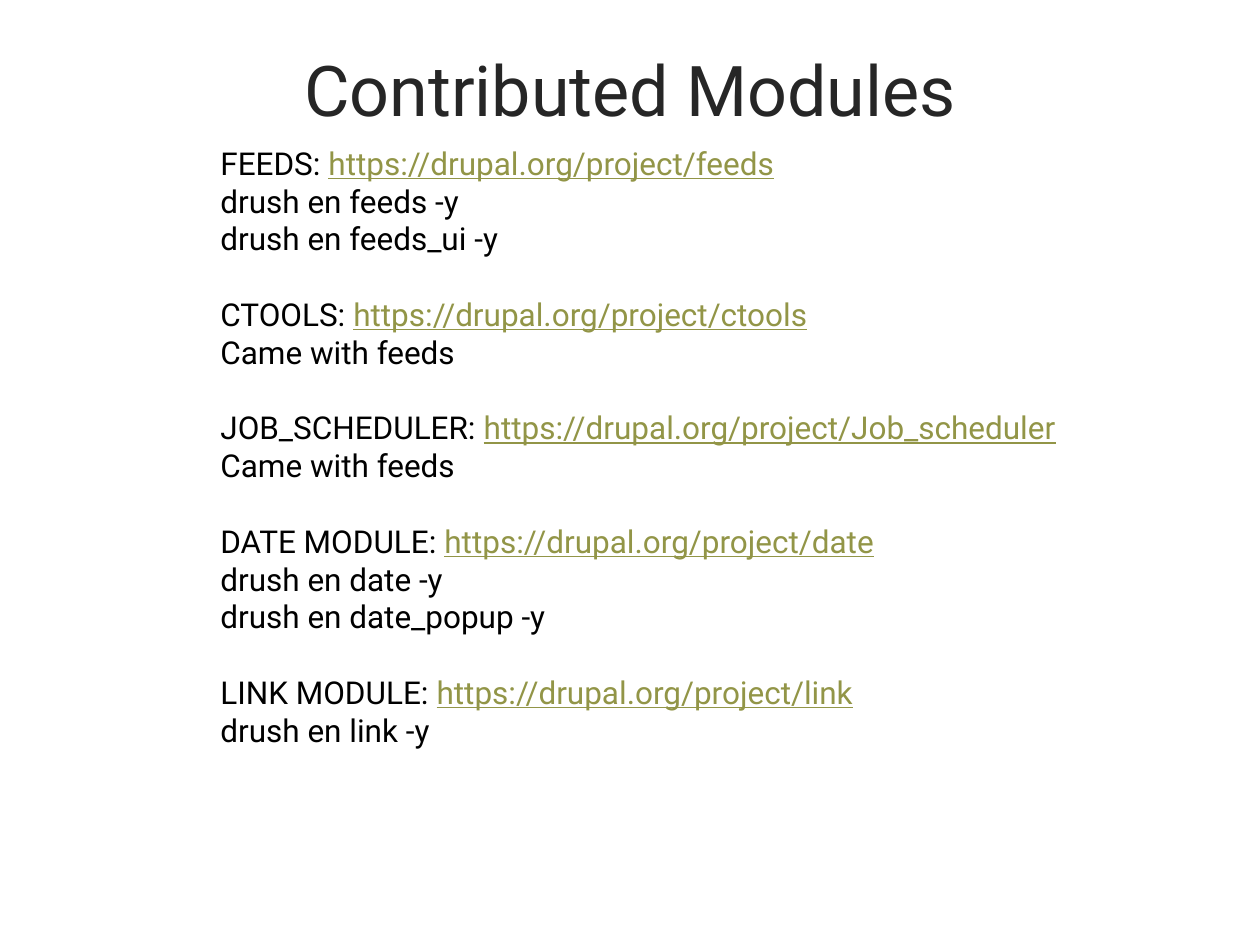
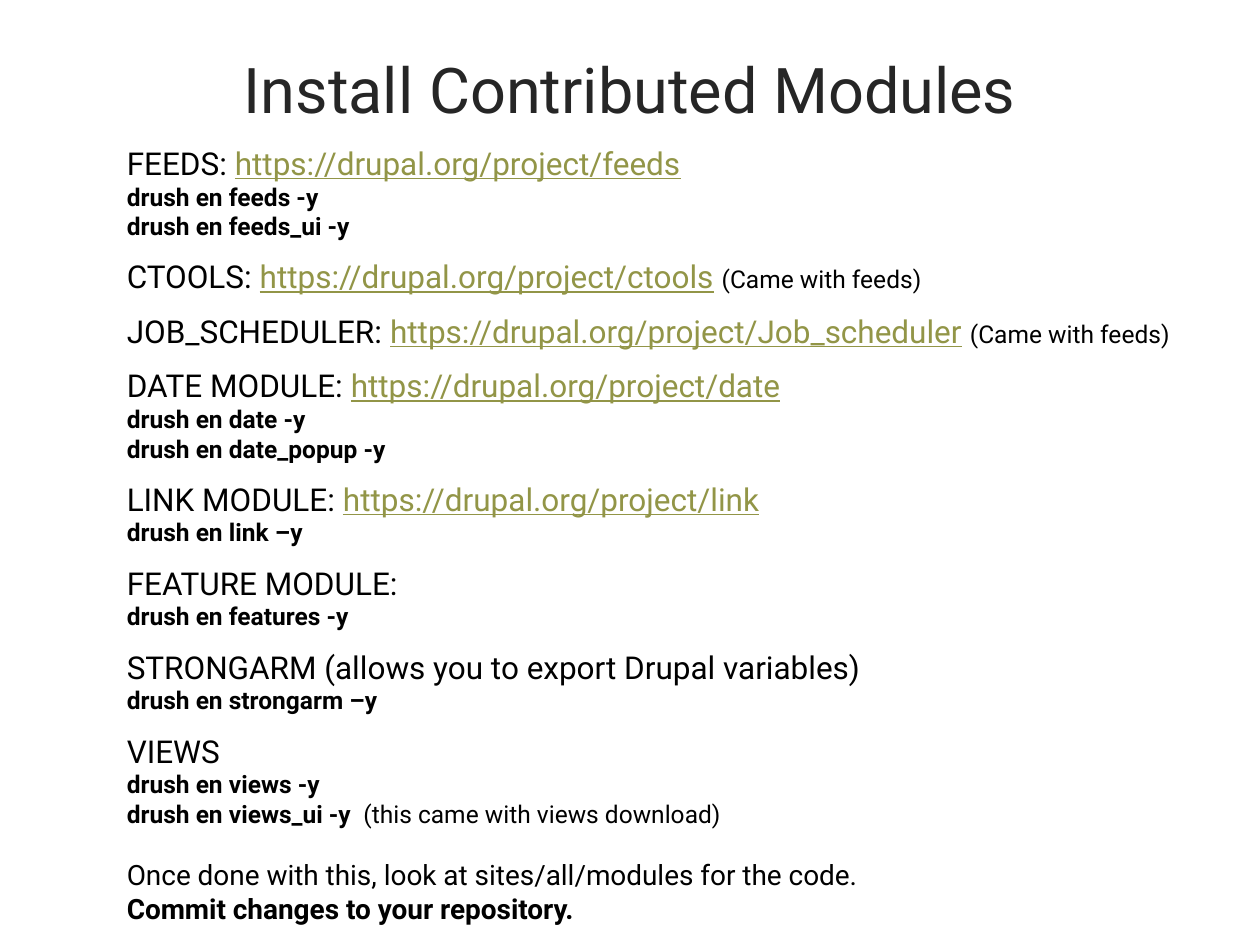
Before and after one commit to ebanford/news-features-start, a slide deck: slide 11 of FeedsDemoPresentation.pptx (slide 10 before the commit). Drawn at 1260x945 pixels with LibreOffice and Linux fonts; fonts in the diff are those of the drawing; background and template pictures are left out. Boxes give left, top, right and bottom in pixels: in the first picture for what was removed or moved away, otherwise in the second. Text is boxed around its words. In the diff, an @@ line names an element or a change of style, - is before the commit and + after.

```diff
--- a/FeedsDemoPresentation.pptx
+++ b/FeedsDemoPresentation.pptx
@@ title at [244,65,1015,114]: text changed; size 40 to 36 pt @@
-Contributed Modules
+Install Contributed Modules
@@ text "FEEDS: https://drupal.org/project/feeds": place and size @@
-text "FEEDS: https://drupal.org/project/feeds" at [220,151,1055,749]
+text "FEEDS: https://drupal.org/project/feeds" at [127,151,1169,925]
@@ text at [127,187,386,463]: size 18 to 14 pt, bold on in "drush en feeds -y", "drush en feeds_ui -y", "drush en date -y", "drush en date_popup -y" @@
@@ text at [127,264,1169,350]: text changed @@
-CTOOLS: https://drupal.org/project/ctools
-Came with feeds
-JOB_SCHEDULER: https://drupal.org/project/Job_scheduler
-Came with feeds
+CTOOLS: https://drupal.org/project/ctools (Came with feeds)
+JOB_SCHEDULER: https://drupal.org/project/Job_scheduler (Came with feeds)
@@ text at [127,522,860,925]: text changed; size 18 to 14 pt @@
-drush en link -y
+drush en link –y
+FEATURE MODULE:
+drush en features -y
+STRONGARM (allows you to export Drupal variables)
+drush en strongarm –y
+VIEWS
+drush en views -y
+drush en views_ui -y (this came with views download)
+Once done with this, look at sites/all/modules for the code.
+Commit changes to your repository.
```
Also in this commit, not shown: 32 other slides changed, 2 slides added, 5 slides removed, 1 other file.
